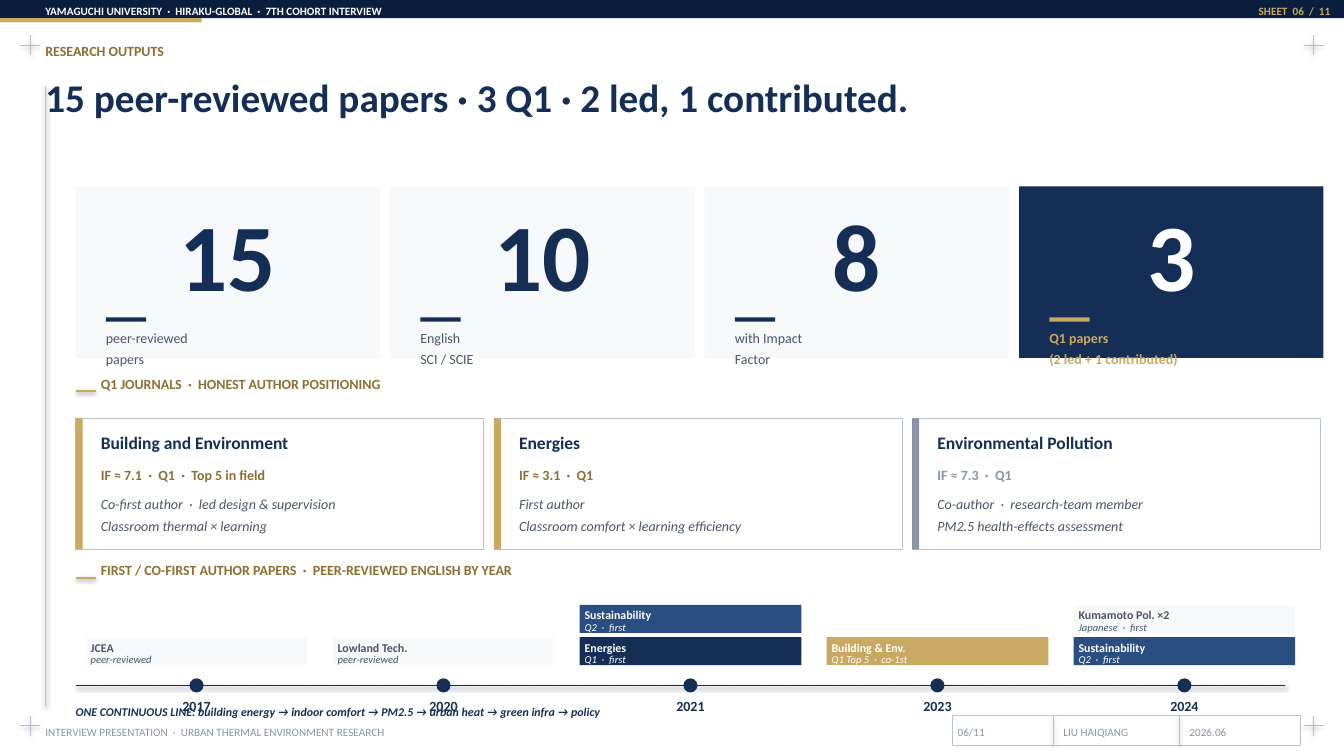
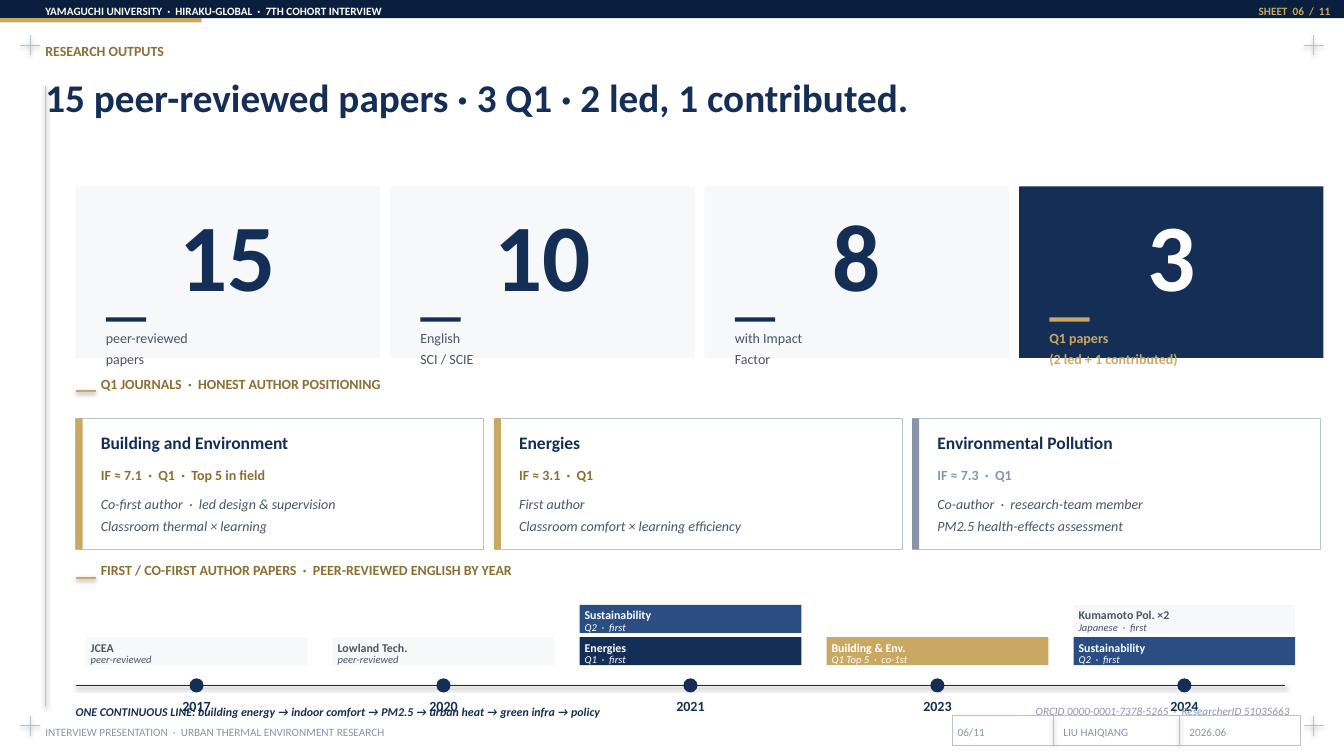
Before and after one commit to dasjkdhas/academic-research-skills, a slide deck: slide 6 of interview_materials/HIRAKU_Global_Interview_Liu.pptx. Drawn at 1344x756 pixels with LibreOffice and Linux fonts; fonts in the diff are those of the drawing. Boxes give left, top, right and bottom in pixels: in the first picture for what was removed or moved away, otherwise in the second. Text is boxed around its words. In the diff, an @@ line names an element or a change of style, - is before the commit and + after.

```diff
--- a/interview_materials/HIRAKU_Global_Interview_Liu.pptx
+++ b/interview_materials/HIRAKU_Global_Interview_Liu.pptx
@@ text added at <box>1036,706,1290,719</box>, 8 pt, text #8895A8, italic @@
+ORCID 0000-0001-7378-5265 · ResearcherID 51035663
```
Also in this commit, not shown: 5 other slides changed, 1 other file.
